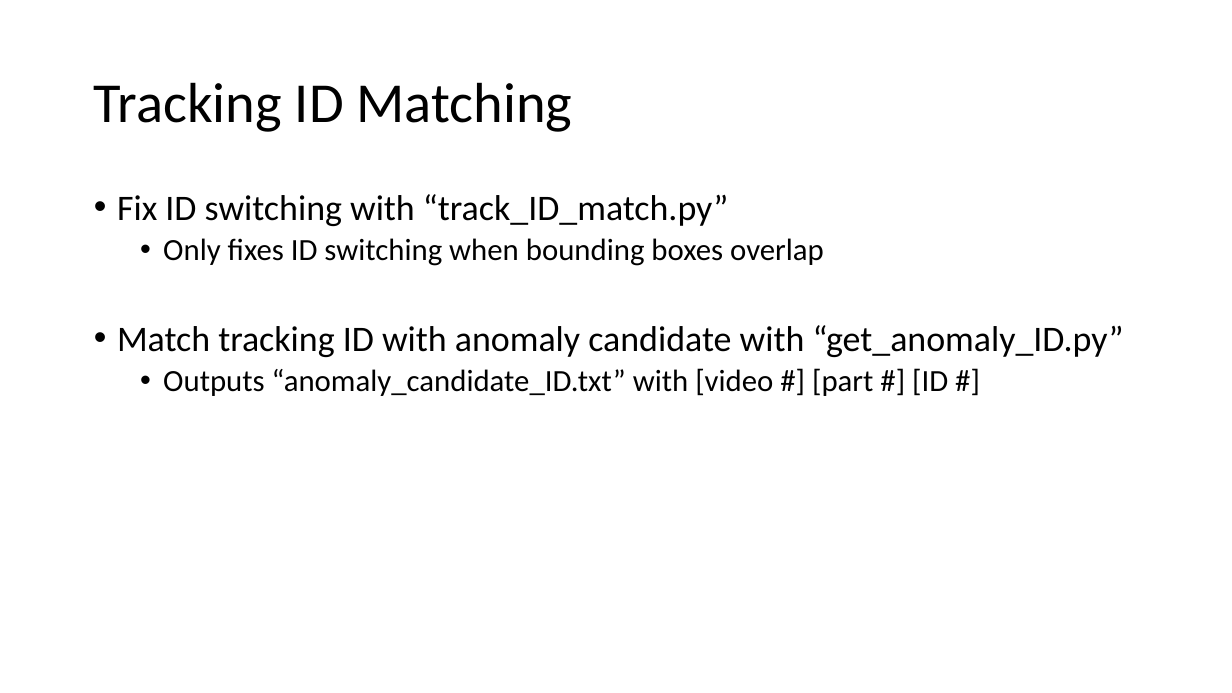
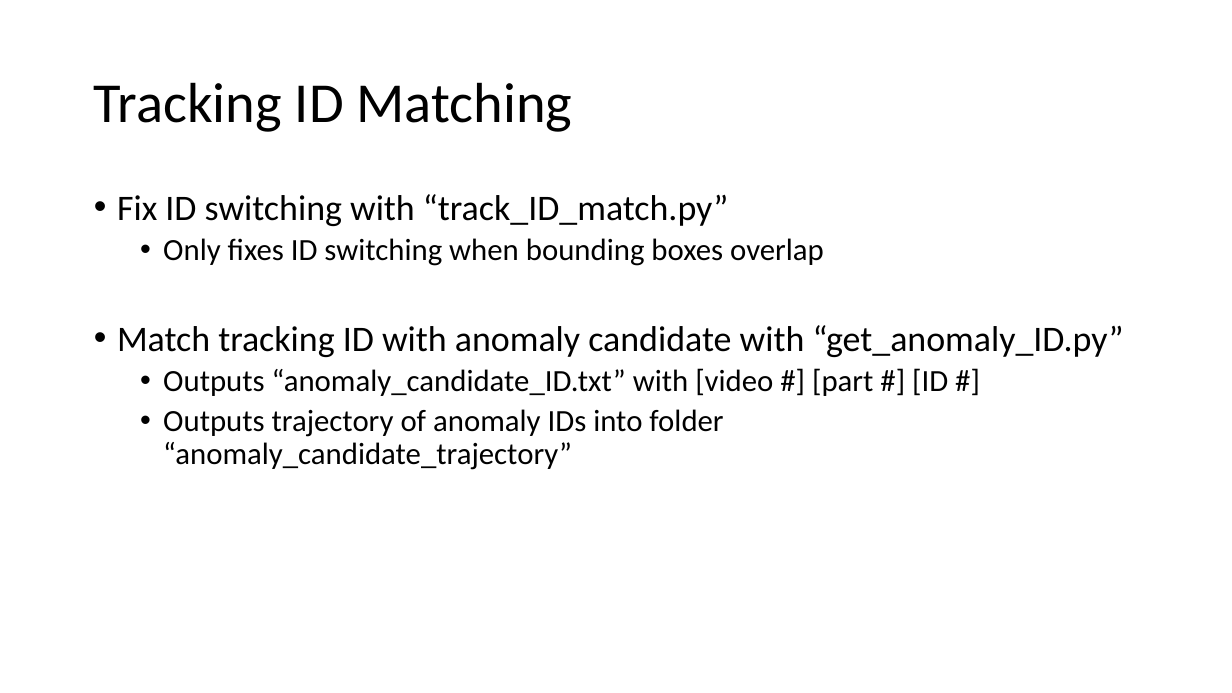
Before and after one commit to ipl-uw/2019-CVPR-AIC-Track-3-UWIPL, a slide deck: slide 2 of time decision/time decision functions usage.pptx. Drawn at 1232x693 pixels with LibreOffice and Linux fonts; fonts in the diff are those of the drawing. Boxes give left, top, right and bottom in pixels: in the first picture for what was removed or moved away, otherwise in the second. Text is boxed around its words. In the diff, an @@ line names an element or a change of style, - is before the commit and + after.

```diff
--- a/time decision/time decision functions usage.pptx
+++ b/time decision/time decision functions usage.pptx
@@ text at bbox=[163, 409, 723, 470]: paragraph added @@
+  • Outputs trajectory of anomaly IDs into folder “anomaly_candidate_trajectory”
```
Also in this commit, not shown: 2 other slides changed, 4 other files.
